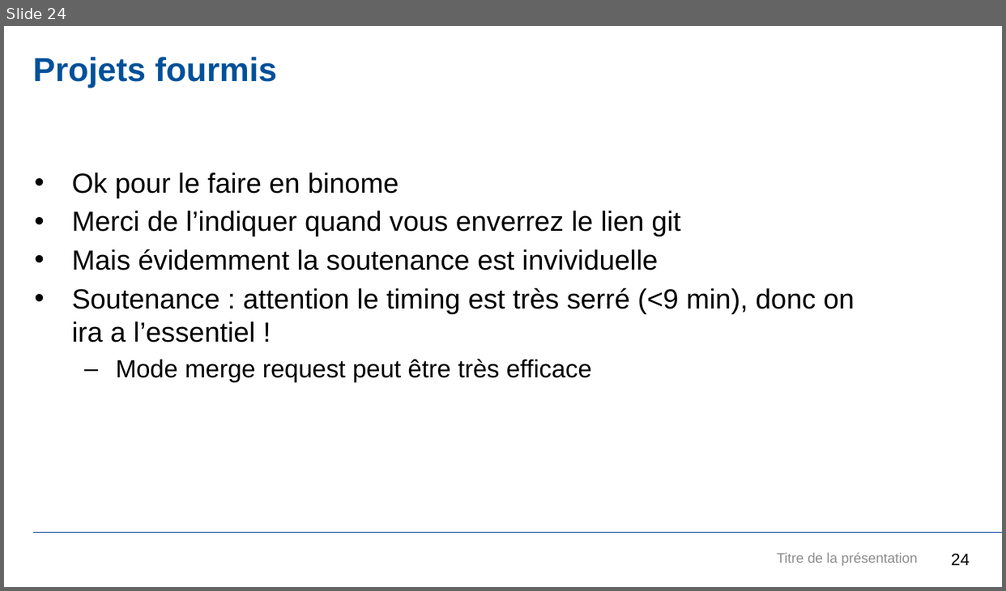
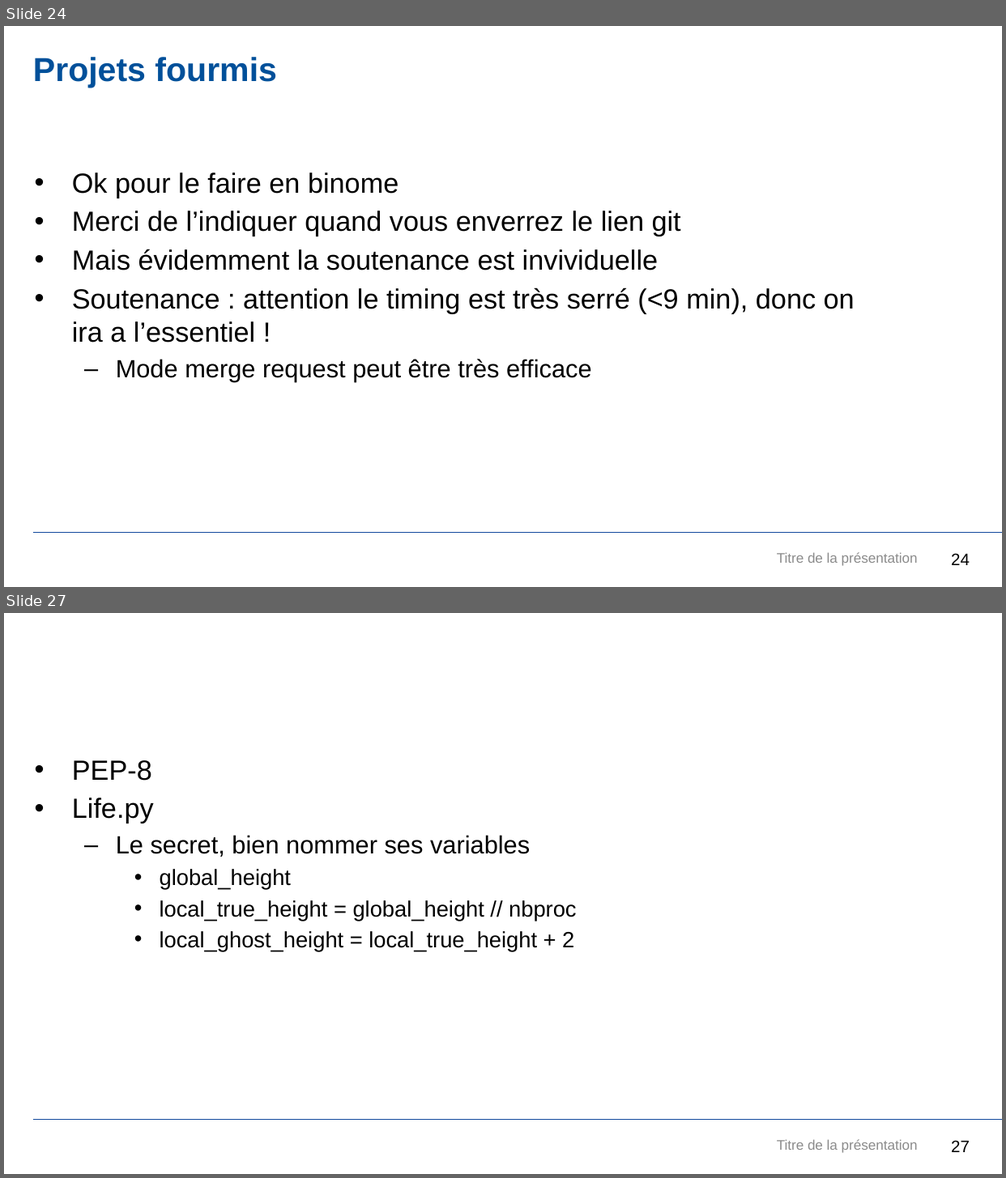
Before and after one commit to JDGaraudEnsta/OS202-2024, a slide deck: OS202.pptx. Shown one above the other, each under a label of ours: slide 24 before the commit, slides 24 and 27 after it; the slides between them are not shown. The pictures are 1006x591 and 1006x1178 pixels, drawn with LibreOffice and Linux fonts; fonts in the diff are those of the drawing; background and template pictures are left out. Boxes give left, top, right and bottom in pixels: in the first picture for what was removed or moved away, otherwise in the second. Text is boxed around its words. In the diff, an @@ line names an element or a change of style, - is before the commit and + after.

```diff
--- a/OS202.pptx
+++ b/OS202.pptx
@@ slide 27 added at [4, 613, 1002, 1174], background #FFFFFF; not listed: 1 template element that a slide beside it also shows @@
@@ text added at [72, 760, 576, 952], 16 pt, text #000000 @@
+• PEP-8
+• Life.py
+  – Le secret, bien nommer ses variables
+    • global_height
+    • local_true_height = global_height // nbproc
+    • local_ghost_height = local_true_height + 2
@@ text added at [777, 1139, 918, 1153], 10 pt, text #8C8C8C @@
+Titre de la présentation
@@ page number added at [951, 1140, 970, 1152], 12 pt, text #000000 @@
+27
```
Also in this commit, not shown: 2 slides changed, 3 other slides added.
